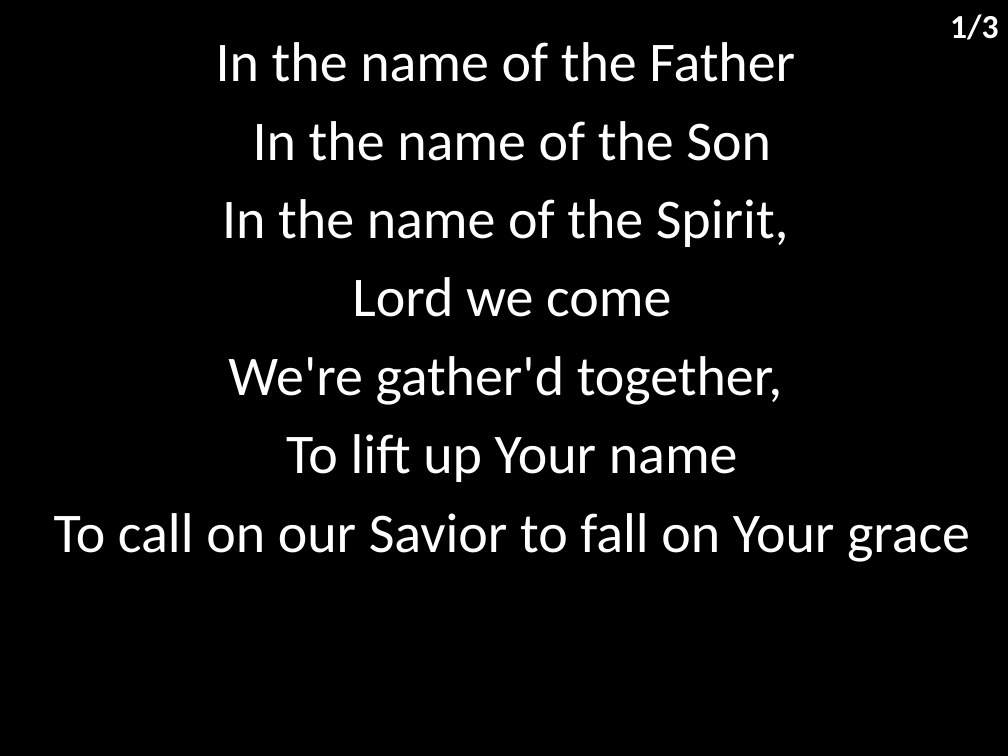
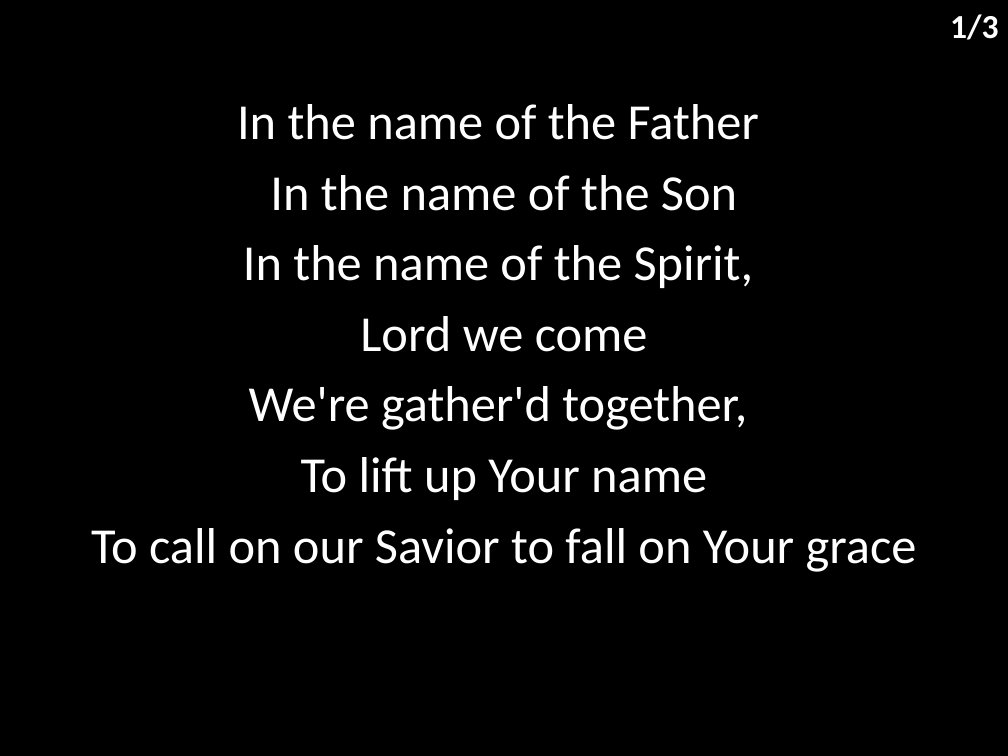
Before and after one commit to hoo-are-ya/worship, a slide deck: slide 2 of docs/songs/our god saves.pptx. Drawn at 1008x756 pixels with LibreOffice and Linux fonts; fonts in the diff are those of the drawing. Boxes give left, top, right and bottom in pixels: in the first picture for what was removed or moved away, otherwise in the second. Text is boxed around its words. In the diff, an @@ line names an element or a change of style, - is before the commit and + after.

```diff
--- a/docs/songs/our god saves.pptx
+++ b/docs/songs/our god saves.pptx
@@ subtitle "In the name of the ...": place and size @@
-subtitle "In the name of the ..." at (54,42,970,562)
+subtitle "In the name of the ..." at (91,104,917,572)
@@ subtitle "In the name of the ..." at (91,104,917,572): size 40 to 36 pt @@
```
Also in this commit, not shown: 2 other slides changed, 11 other files.
